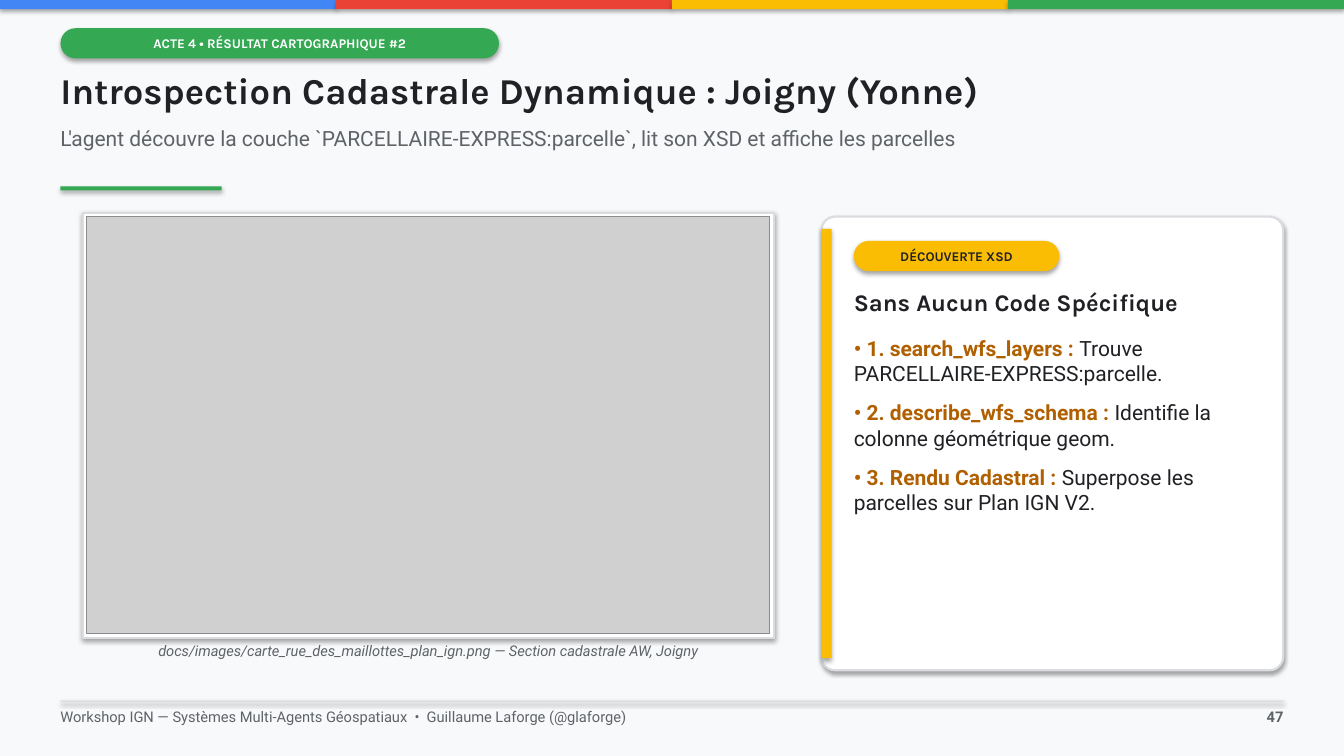
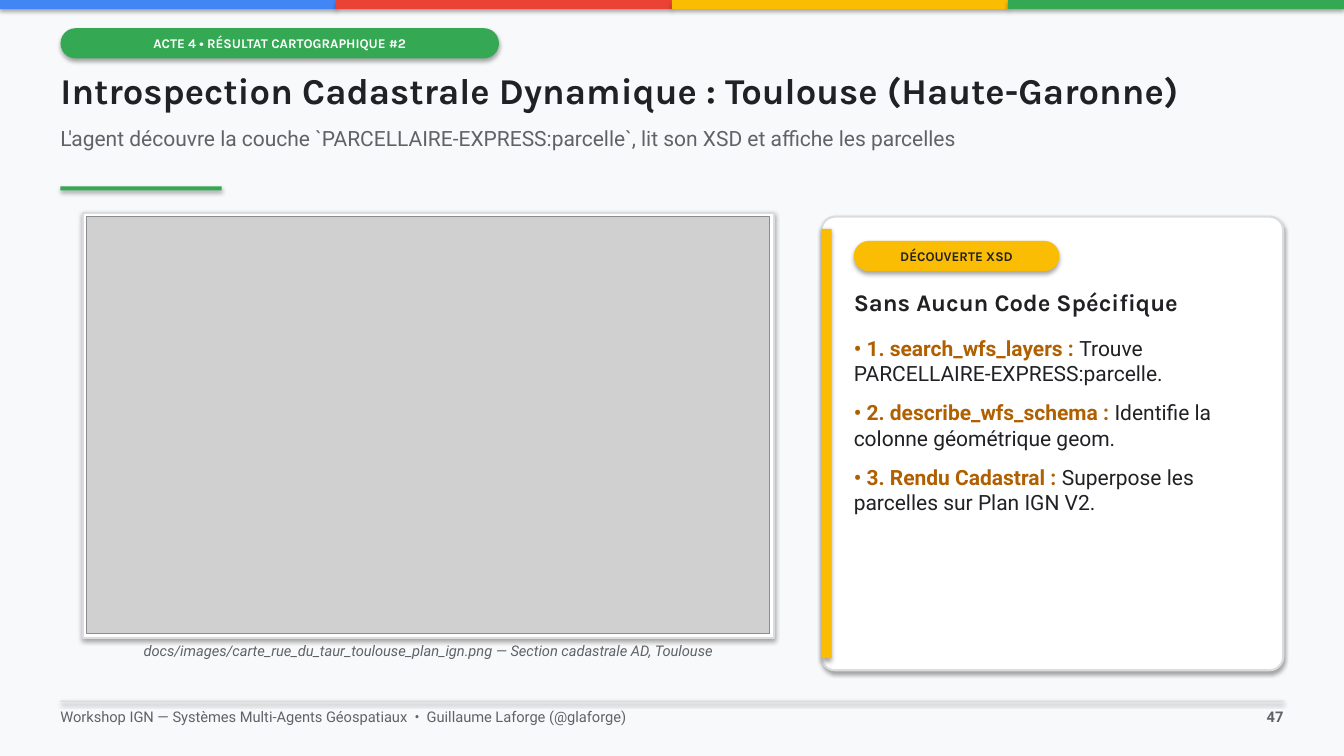
Before and after one commit to glaforge/ign-agentic, a slide deck: slide 47 of docs/presentation-workshop-ign.pptx. Drawn at 1344x756 pixels with LibreOffice and Linux fonts; fonts in the diff are those of the drawing; grey boxes stand for pictures. Boxes give left, top, right and bottom in pixels: in the first picture for what was removed or moved away, otherwise in the second. Text is boxed around its words. In the diff, an @@ line names an element or a change of style, - is before the commit and + after.

```diff
--- a/docs/presentation-workshop-ign.pptx
+++ b/docs/presentation-workshop-ign.pptx
@@ text at <box>60,77,1179,113</box>: text changed @@
-Introspection Cadastrale Dynamique : Joigny (Yonne)
+Introspection Cadastrale Dynamique : Toulouse (Haute-Garonne)
@@ text at <box>144,645,713,659</box>: text changed @@
-docs/images/carte_rue_des_maillottes_plan_ign.png — Section cadastrale AW, Joigny
+docs/images/carte_rue_du_taur_toulouse_plan_ign.png — Section cadastrale AD, Toulouse
```
Also in this commit, not shown: 1 other slide changed, 8 other files.
